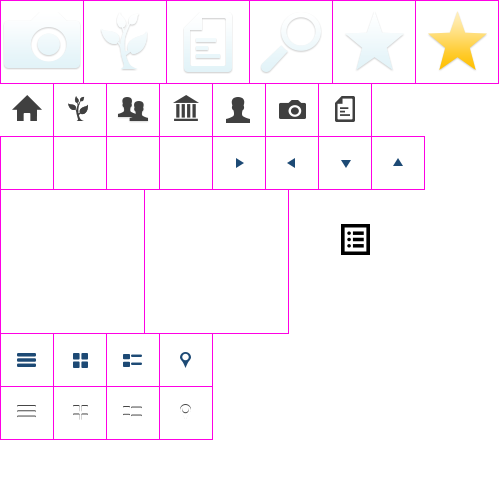
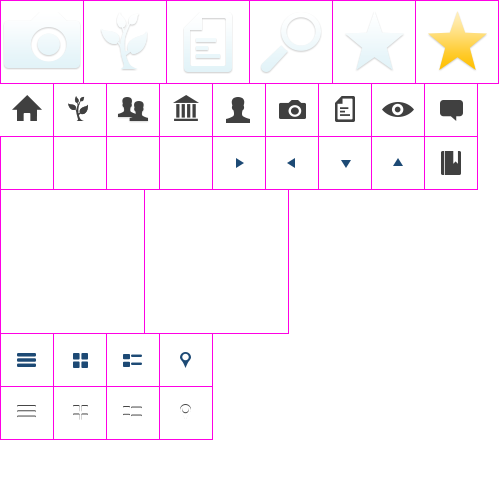
The second 500 × 500 image is a revision of the first. Changes to its layers:
added layer "Book" above "Comment 1" over [441,151,461,175]
added layer "Comment 1" above "Eye" over [440,100,463,121]
added layer "Eye" above "Home copy" over [382,102,414,117]
hid "Vector Smart Object" (1st of 4) over [341,224,370,255]
added layer "Rectangle 1 copy 29" above "Rectangle 1 copy 28" over [425,136,478,190]
added layer "Rectangle 1 copy 28" above "Rectangle 1 copy 27" over [424,84,478,137]
added layer "Rectangle 1 copy 27" above "Rectangle 1 copy 14" over [382,84,425,136]
